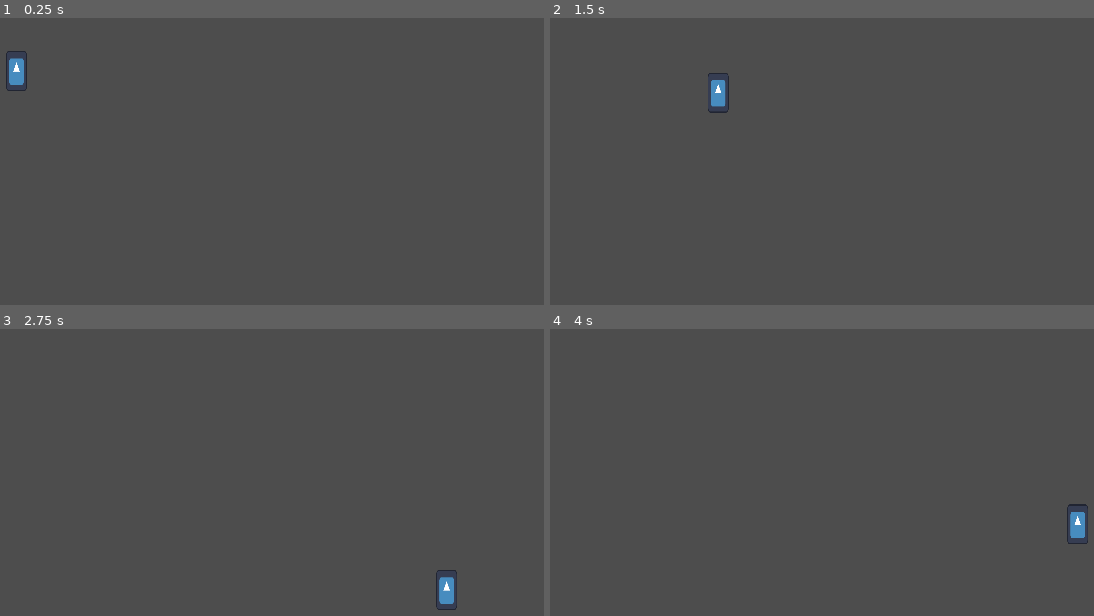
Above: before the commit, frames 1-4 (two rows, left to right).
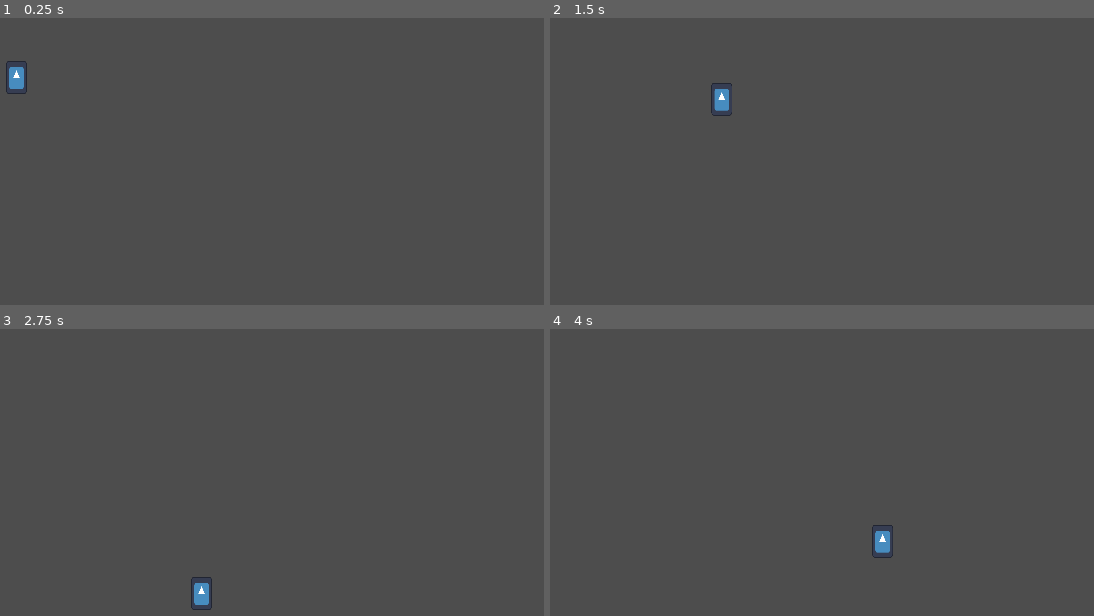
Above: after the commit, the same moments.

Repository: chars-at-last/Platforming-Game
Game: Godot game, scene res://nodes/scenes/game_manager.tscn
The game is run twice, just before and just after one commit, with the same random seed, the same clock (stepped at 60 frames per second) and the same inputs. The engine's default icon, where the game draws it, is replaced by a stand-in: a white triangle on a blue panel in a dark square.
Inputs:
- Up to frame 1 (0.25 s): no input
- Up to frame 2 (1.5 s): tap Enter at 0.5 s; hold D (move_right) from 0.53 s (still down); tap Space (jump) at 0.6, 0.77, 1.07, 1.35 s
- Up to frame 3 (2.75 s): tap Space (jump) at 1.52, 1.82, 2.1 s; release D (move_right) at 2.03 s; hold A (move_left) from 2.03 s (still down)
- Up to frame 4 (4 s): release A (move_left) at 2.78 s; hold D (move_right) from 2.78 s (still down); tap Space (jump) at 2.85, 3.02, 3.32, 3.6, 3.77 s

The runs differ from the first frame. In frame 1, 0.2% of the frame differs, in the area x 1-5%, y 11-27%; in frame 2, 0.3%; in frame 3, 0.6%; in frame 4, 0.6%, in the area x 59-99%, y 60-80%.

Commit message:
Movement Pt. 3: Wall Jumping

Diff:
--- a/nodes/scenes/game_manager.tscn
+++ b/nodes/scenes/game_manager.tscn
@@ -6,8 +6,11 @@
 [sub_resource type="RectangleShape2D" id="RectangleShape2D_oxpyf"]
 size = Vector2(1048, 114)
 
+[sub_resource type="RectangleShape2D" id="RectangleShape2D_f7jhm"]
+size = Vector2(143.5, 74)
+
 [sub_resource type="RectangleShape2D" id="RectangleShape2D_1cmjc"]
-size = Vector2(143.5, 114)
+size = Vector2(143.5, 308)
 
 [node name="GameManager" type="Node"]
 editor_description = "Main node of the game."
@@ -26,8 +29,8 @@
 collision_mask = 0
 
 [node name="TempBlock" type="CollisionShape2D" parent="StaticBody2D2"]
-position = Vector2(83.25, 130)
-shape = SubResource("RectangleShape2D_1cmjc")
+position = Vector2(83.25, 113)
+shape = SubResource("RectangleShape2D_f7jhm")
 
 [node name="StaticBody2D3" type="StaticBody2D" parent="."]
 collision_layer = 2
@@ -38,7 +41,11 @@
 shape = SubResource("RectangleShape2D_1cmjc")
 
 [node name="TempBlock2" type="CollisionShape2D" parent="StaticBody2D3"]
-position = Vector2(703, 241)
+position = Vector2(703, 144)
+shape = SubResource("RectangleShape2D_1cmjc")
+
+[node name="TempBlock3" type="CollisionShape2D" parent="StaticBody2D3"]
+position = Vector2(394, 41)
 shape = SubResource("RectangleShape2D_1cmjc")
 
 [node name="Player" parent="." instance=ExtResource("1_1ulvm")]
--- a/nodes/scenes/player.tscn
+++ b/nodes/scenes/player.tscn
@@ -1,10 +1,13 @@
-[gd_scene load_steps=4 format=3 uid="uid://crtbnkmpoyka2"]
+[gd_scene load_steps=5 format=3 uid="uid://crtbnkmpoyka2"]
 
 [ext_resource type="Texture2D" uid="uid://cw2k3f0xge5dl" path="res://icon.svg" id="1_k8f56"]
 [ext_resource type="Script" path="res://nodes/scripts/player.gd" id="1_u04yn"]
 
 [sub_resource type="CapsuleShape2D" id="CapsuleShape2D_xlpux"]
-height = 40.0
+height = 32.0
+
+[sub_resource type="RectangleShape2D" id="RectangleShape2D_r2fna"]
+size = Vector2(28, 20)
 
 [node name="Player" type="CharacterBody2D"]
 editor_description = "Player character."
@@ -13,9 +16,19 @@
 move_accel = 5.0
 
 [node name="Sprite2D" type="Sprite2D" parent="."]
-position = Vector2(-0.500002, -1.90735e-06)
-scale = Vector2(0.164062, 0.3125)
+position = Vector2(-0.500002, -0.5)
+scale = Vector2(0.164062, 0.257813)
 texture = ExtResource("1_k8f56")
 
 [node name="CollisionShape2D" type="CollisionShape2D" parent="."]
 shape = SubResource("CapsuleShape2D_xlpux")
+
+[node name="Area2D" type="Area2D" parent="."]
+collision_layer = 0
+collision_mask = 2
+
+[node name="CollisionShape2D" type="CollisionShape2D" parent="Area2D"]
+shape = SubResource("RectangleShape2D_r2fna")
+
+[connection signal="body_entered" from="Area2D" to="." method="_on_area_2d_body_entered"]
+[connection signal="body_exited" from="Area2D" to="." method="_on_area_2d_body_exited"]
--- a/nodes/scripts/player.gd
+++ b/nodes/scripts/player.gd
@@ -4,49 +4,85 @@
 
 
 # Constants
-const SPEED: float = 300.0
-const JUMP_VELOCITY: float = -400.0
-const VELOCITY_GROUND_NERF: float = .8
-const VELOCITY_GROUND_MOVEMENT_NERF: float = .9
-const DIFF_DIRECTION_MULT: float = 4
+const JUMP_VELOCITY: float = -400.0					## Jump velocity
+const VELOCITY_GROUND_NERF: float = .8				## Velocity nerf when on ground
+const VELOCITY_GROUND_MOVEMENT_NERF: float = .9		## Velocity nerf when on ground and moving
+const DIFF_DIRECTION_MULT: float = 4				## Acceleration multiplier when moving opposite to velocity
+const WALL_BOOST_MULT: float = .25					## Velocity multiplier when move-jumping into wall
+const WALL_JUMP_ANGLE_R: float = PI * 7.1 / 4		## Wall jump angle (Rightward normal)
+const WALL_JUMP_ANGLE_L: float = PI * 4.9 / 4		## Wall jump angle (Leftward normal)
 
 # Variables
-var unbridled_velocity: Vector2			## Velocity without restrictions
-var acceleration: Vector2				## Rate of change of the velocity
-@export var move_accel: float = 10		## What the acceleration is set to when moving
+var direction: float								## Direction of movement
+
+var unbridled_velocity: Vector2						## Velocity without restrictions
+var acceleration: Vector2							## Rate of change of the velocity
+@export var move_accel: float = 10					## What the acceleration is set to when moving
+
+@export var jump_vel_boost: float = 20				## Boost to velocity when jumping off ground
+@export var wall_jump_vel_boost: float = 500		## Boost to velocity when jumping off wall
+var _wall_normal: Vector2							## Wall normal
+
+var _switching_dir: bool = false					## Flag for switching direction
+var _wall_boosted: bool = false						## Flag if move-jumping into wall
+var _can_wall_jump: bool = false					## Flag if can wall jump
 
 # Process
 func _physics_process(delta: float) -> void:
 	#print(acceleration.x)
 	#print(velocity.x)
 	#print(unbridled_velocity.x)
+	#print(_switching_dir)
+	#print(_can_wall_jump)
+	#print(_wall_normal)
 	#print()
 
-	# Gravity
+	# Gravity and other stuff
 	if not is_on_floor():
+		if not is_on_wall():
+			if _wall_boosted:
+				_wall_boosted = false
+
 		if is_on_ceiling():
 			unbridled_velocity.y = max(0, unbridled_velocity.y)
 		unbridled_velocity += get_gravity() * delta			# Apply gravity here
+	else:
+		if _switching_dir:
+			_switching_dir = false
+
+	# Get the input direction and handle the movement/deceleration.
+	acceleration.x = max(acceleration.x, move_accel)
+	direction = Input.get_axis("move_left", "move_right")
+	if direction:
+		var addition: float = acceleration.x * direction
+		if not (is_on_floor() or is_equal_approx(signf(direction), signf(unbridled_velocity.x))):
+			_switching_dir = true
+
+		if _switching_dir:
+			addition *= DIFF_DIRECTION_MULT
+		unbridled_velocity.x += addition
+	elif _switching_dir:
+		_switching_dir = false
 
 	# Handle jump
 	if Input.is_action_just_pressed("jump") and is_on_floor():
 		unbridled_velocity.y = JUMP_VELOCITY
-
-	# Get the input direction and handle the movement/deceleration.
-	# Kinda similar to the default CharacterBody2D code, but obvious purposed for our game
-	acceleration.x = max(acceleration.x, move_accel)
-	var direction: float = Input.get_axis("move_left", "move_right")
-	if direction:
-		var addition: float = acceleration.x * direction
-		if not is_equal_approx(signf(direction), signf(unbridled_velocity.x)):
-			addition *= DIFF_DIRECTION_MULT
-		unbridled_velocity.x += addition
-	#else:
-		#unbridled_velocity.x = move_toward(unbridled_velocity.x, 0, acceleration.x)
+		unbridled_velocity.x += jump_vel_boost * direction
 
 	# Walls
 	if is_on_wall():
-		unbridled_velocity.x = max(unbridled_velocity.x, 0) if is_equal_approx(get_wall_normal().x, 1.0) else min(unbridled_velocity.x, 0)
+		_wall_normal = get_wall_normal()
+
+		var cur_ubvel_x: float = unbridled_velocity.x
+		unbridled_velocity.x = max(unbridled_velocity.x, 0) if is_equal_approx(_wall_normal.x, 1.0) else min(unbridled_velocity.x, 0)
+
+		if not (is_on_floor() or _wall_boosted) and signf(unbridled_velocity.y) < 0:
+			var diff: float = abs(cur_ubvel_x - unbridled_velocity.x)
+			if not is_zero_approx(diff):
+				unbridled_velocity.y -= diff * WALL_BOOST_MULT
+				_wall_boosted = true
+
+	wall_jump()
 
 	# Velocity
 	velocity = unbridled_velocity
@@ -61,3 +97,19 @@
 			#unbridled_velocity *= VELOCITY_GROUND_MOVEMENT_NERF
 
 	move_and_slide()
+
+# Wall jumpget_wall_normal()
+func wall_jump() -> void:
+	if _can_wall_jump or is_on_wall_only():
+		if Input.is_action_just_pressed("jump"):
+			unbridled_velocity.y = min(0, unbridled_velocity.y)
+			unbridled_velocity += Vector2.from_angle(WALL_JUMP_ANGLE_L if _wall_normal.x < 0 else WALL_JUMP_ANGLE_R) * wall_jump_vel_boost
+
+# Signal method(s) #
+
+func _on_area_2d_body_entered(body: Node2D) -> void:
+	_can_wall_jump = true
+
+func _on_area_2d_body_exited(body: Node2D) -> void:
+	if $Area2D.get_overlapping_bodies().is_empty():
+		_can_wall_jump = false
Not shown: 1 places in nodes/scenes/game_manager.tscn that only renumber resources
